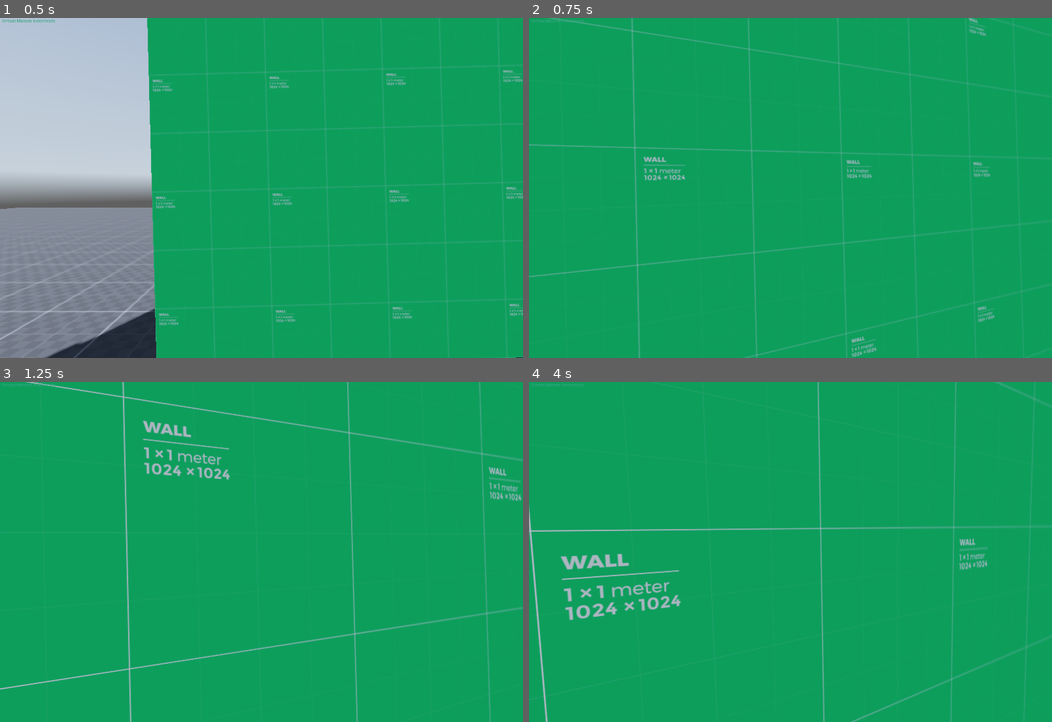
Above: before the commit, frames 1-4 (two rows, left to right).
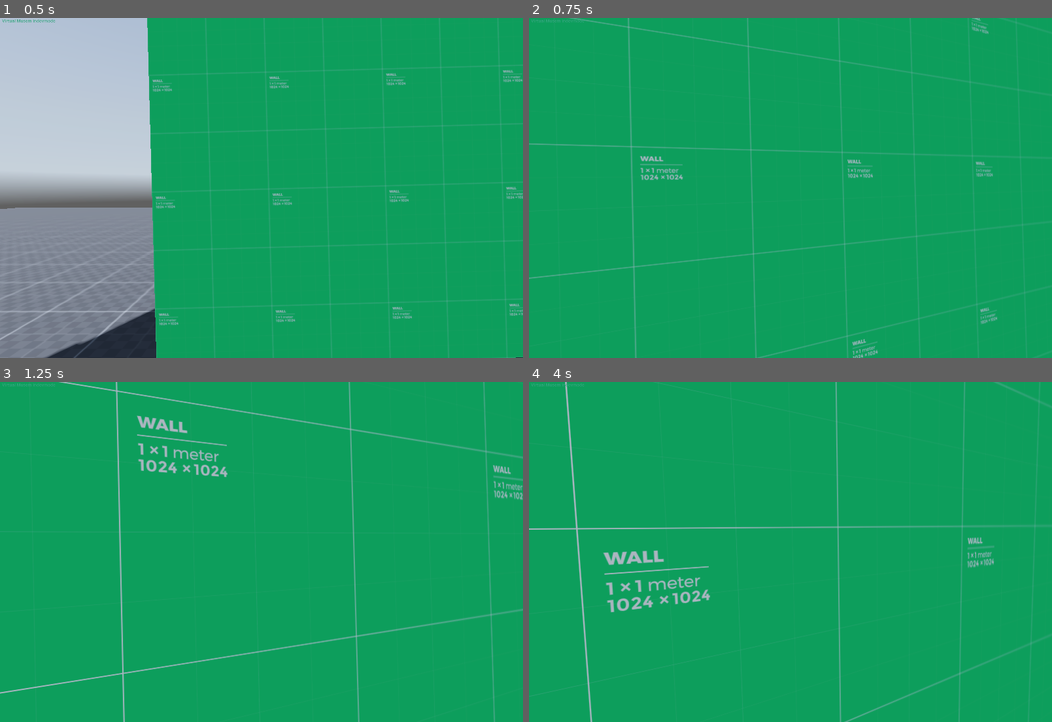
Above: after the commit, the same moments.

Repository: jovian-od/VirtualGallery
Game: Godot game, scene res://scence/world.tscn
Two runs of this game, one before a commit and one after it. Both use one fixed random seed, a clock stepped at 60 frames per second and the inputs below. A sky picture missing from this copy of the repository is replaced by a grey-blue gradient.
Inputs (mouse positions are in pixels of both pictures, inside the frame that each line leads up to):
- Up to frame 1 (0.5 s): no input
- Up to frame 2 (0.75 s): tap Enter (ui_accept) at 0.5 s; move the mouse to (816, 188) at 0.52 s; hold W (forward) from 0.53 s (still down); tap E (interact) at 0.6 s
- Up to frame 3 (1.25 s): keep holding W (forward); tap Enter (ui_accept) at 0.77 s
- Up to frame 4 (4 s): keep holding W (forward); move the mouse to (764, 552) at 1.27 s; tap Shift (sprint) at 1.35, 2.85 s; tap Enter (ui_accept) at 1.52, 3.02, 3.77 s; move the mouse to (800, 545) at 2.02 s; tap E (interact) at 2.1, 3.6 s; move the mouse to (785, 558) at 2.77 s; move the mouse to (827, 555) at 3.52 s

Frame 1 is identical in both runs. In frame 2, 3.5% of the frame differs, in the area x 0-95%, y 0-100%; in frame 3, 4.8%; in frame 4, 4.9%, in the area x 0-98%, y 0-100%.

Commit message:
better player controller

Diff:
--- a/scripts/player.gd
+++ b/scripts/player.gd
@@ -5,7 +5,7 @@
 @onready var raycast: RayCast3D = $head/Camera3D/RayCast3D
 
 var currentSpeed = 5.0
-
+var look_rotation = Vector2()
 const WALK_SPEED = 5.0
 const SPRINT_SPEED = 8.0
 const JUMP_VELOCITY = 4.5
@@ -14,14 +14,27 @@
 func _ready() -> void:
 	Input.set_mouse_mode(Input.MOUSE_MODE_CAPTURED)
 
+#func _input(event):
+#	if event is InputEventMouseMotion:
+#		rotation.y += (-event.relative.x * MOUSE_SENS)
+#		rotation.x += (-event.relative.y * MOUSE_SENS)
+#		rotation.x = clamp(rotation.x, -90, 90)
+#
+#	if event.is_action_pressed("ui_cancel"):
+#		get_tree().quit()
+
 func _input(event):
 	if event is InputEventMouseMotion:
-		rotation.y += (-event.relative.x * MOUSE_SENS)
-		rotation.x += (-event.relative.y * MOUSE_SENS)
-		rotation.x = clamp(rotation.x, -90, 90)
+		look_rotation.x -= event.relative.x * MOUSE_SENS
+		look_rotation.y -= event.relative.y * MOUSE_SENS
+		look_rotation.y = clamp(look_rotation.y, -1.5, 1.5)  # Prevent flipping
+
+		rotation.y = look_rotation.x
+		head.rotation.x = look_rotation.y
 
 	if event.is_action_pressed("ui_cancel"):
 		get_tree().quit()
+
 
 func _physics_process(delta: float) -> void:
 
